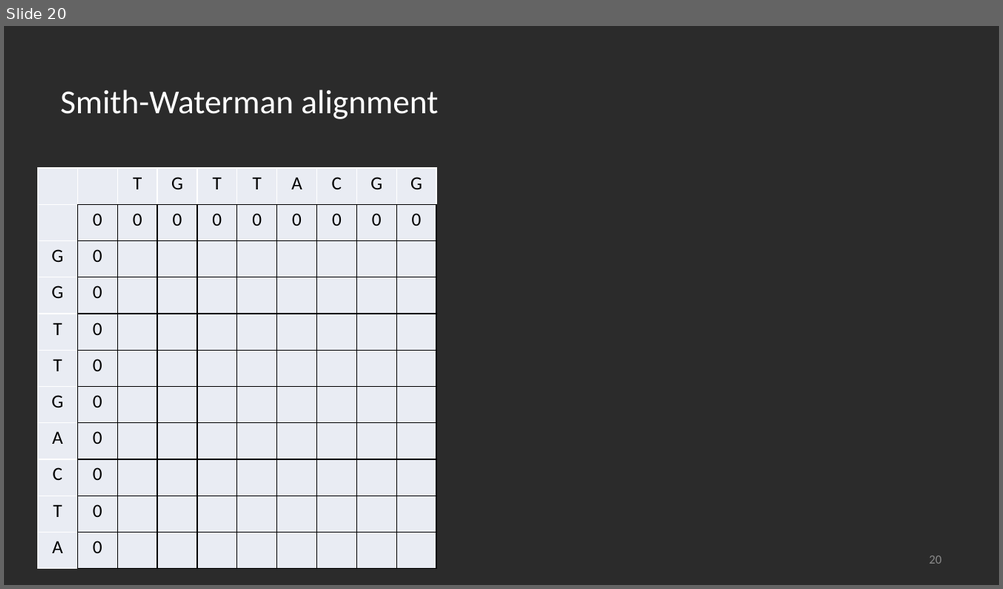
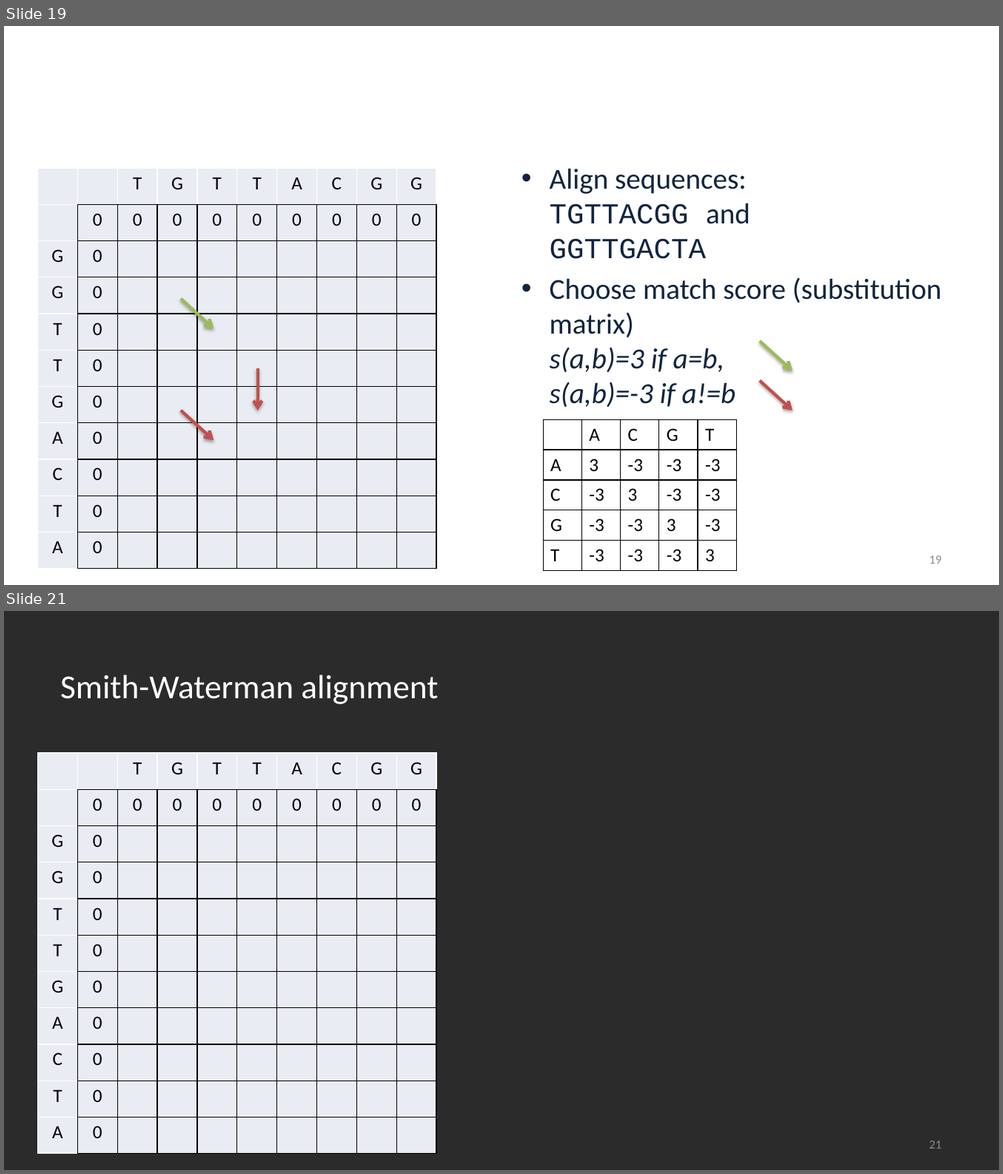
Before and after one commit to alekseyzimin/BME-Algorithms-for-Analysis-of-Genomic-Data, a slide deck: Fall 2026/Week 2 -- Probabilistic estimations, Sequence alignment, Minimizers.pptx. Shown one above the other, each under a label of ours: slide 20 before the commit, slides 19 and 21 after it; the slides between them are not shown. The pictures are 1003x589 and 1003x1174 pixels, drawn with LibreOffice and Linux fonts; fonts in the diff are those of the drawing; grey boxes stand for pictures; background and template pictures are left out; a plain dark background stands for a picture behind light text. Boxes give left, top, right and bottom in pixels: in the first picture for what was removed or moved away, otherwise in the second. Text is boxed around its words. In the diff, an @@ line names an element or a change of style, - is before the commit and + after.

```diff
--- a/Fall 2026/Week 2 -- Probabilistic estimations, Sequence alignment, Minimizers.pptx
+++ b/Fall 2026/Week 2 -- Probabilistic estimations, Sequence alignment, Minimizers.pptx
@@ slide 19 added at bbox=[4, 26, 999, 585], background picture (left out) @@
@@ title added at bbox=[53, 82, 948, 118], 32.4 pt, text #FFFFFF @@
+Smith-Waterman alignment
@@ table added at bbox=[37, 168, 433, 569], 11 rows, 10 columns @@
+ |  | T | G | T | T | A | C | G | G
+ | 0 | 0 | 0 | 0 | 0 | 0 | 0 | 0 | 0
+G | 0 |  |  |  |  |  |  |  | 
+G | 0 |  |  |  |  |  |  |  | 
+T | 0 |  |  |  |  |  |  |  | 
+T | 0 |  |  |  |  |  |  |  | 
+G | 0 |  |  |  |  |  |  |  | 
+A | 0 |  |  |  |  |  |  |  | 
+C | 0 |  |  |  |  |  |  |  | 
+T | 0 |  |  |  |  |  |  |  | 
+A | 0 |  |  |  |  |  |  |  | 
@@ text added at bbox=[549, 168, 942, 407], 28 pt, text #0F243E @@
+• Align sequences:
+  TGTTACGG and
+  GGTTGACTA
+• Choose match score (substitution matrix)
+  s(a,b)=3 if a=b,
+  s(a,b)=-3 if a!=b
@@ arrow added from (181, 299) to (213, 329), #9BBB59 3 pt @@
@@ arrow added from (760, 341) to (793, 372), #9BBB59 3 pt @@
@@ arrow added from (258, 369) to (258, 411), #C0504D 3 pt @@
@@ arrow added from (760, 381) to (793, 411), #C0504D 3 pt @@
@@ arrow added from (181, 411) to (213, 441), #C0504D 3 pt @@
@@ table added at bbox=[543, 420, 737, 569], 5 rows, 5 columns @@
+ | A | C | G | T
+A | 3 | -3 | -3 | -3
+C | -3 | 3 | -3 | -3
+G | -3 | -3 | 3 | -3
+T | -3 | -3 | -3 | 3
@@ page number added at bbox=[929, 556, 942, 564], 12 pt, text #8C8C8C @@
+19
@@ what was slide 20 is now slide 21 @@
@@ page number at bbox=[929, 1141, 942, 1149]: text changed @@
-20
+21
```
Also in this commit, not shown: 6 slides changed.
